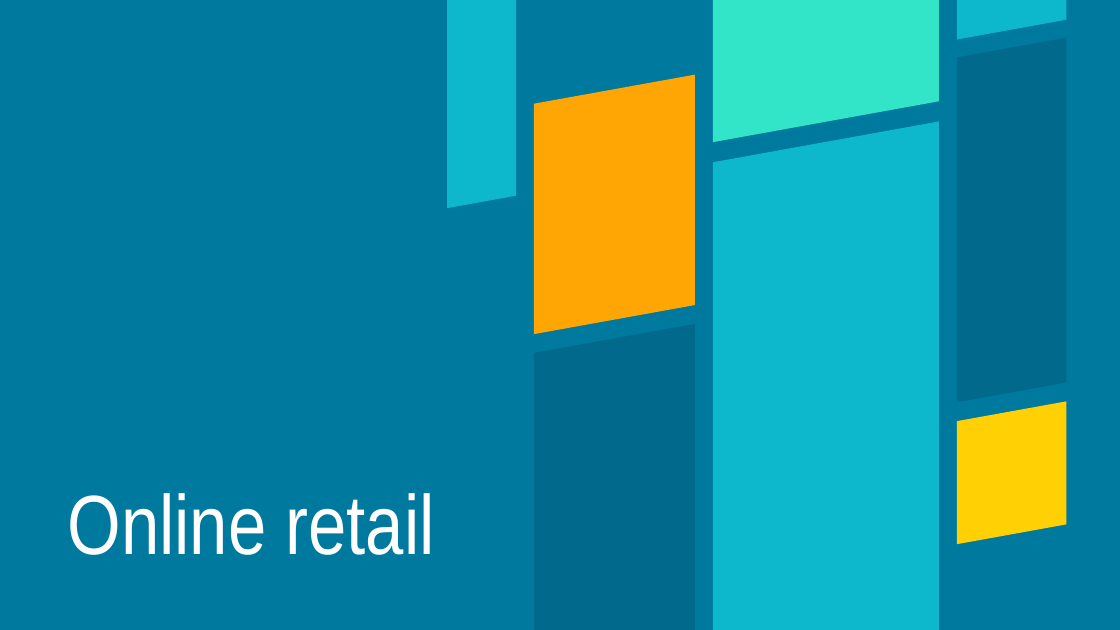
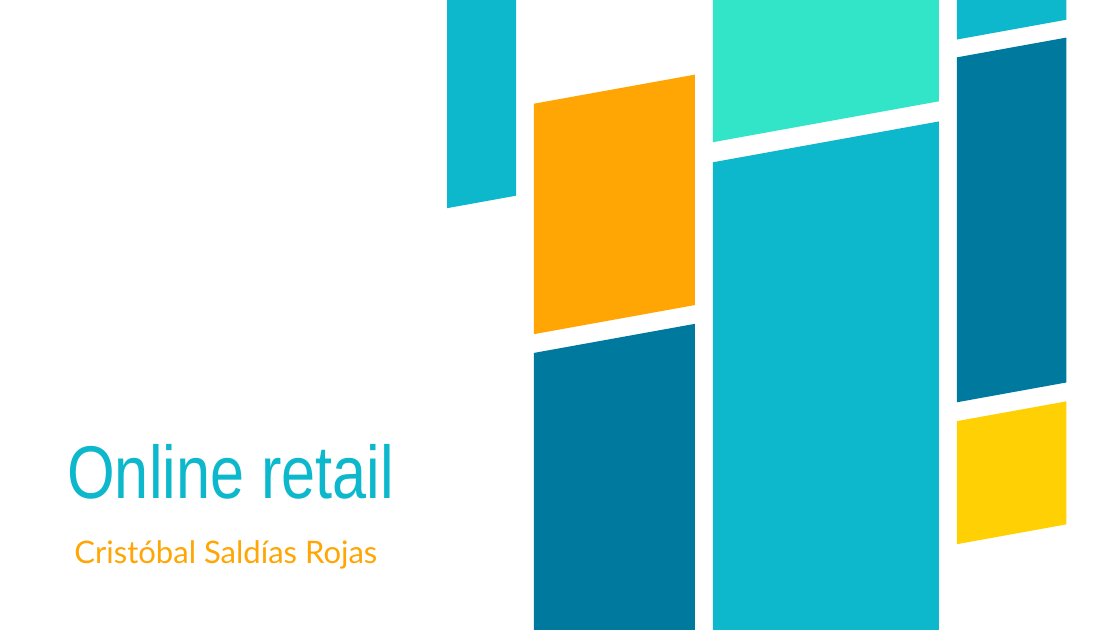
Before and after one commit to cirssax/VisualizacionDatos, a slide deck: slide 1 of Online retail.pptx. Drawn at 1120x630 pixels with LibreOffice and Linux fonts; fonts in the diff are those of the drawing. Boxes give left, top, right and bottom in pixels: in the first picture for what was removed or moved away, otherwise in the second. Text is boxed around its words. In the diff, an @@ line names an element or a change of style, - is before the commit and + after.

```diff
--- a/Online retail.pptx
+++ b/Online retail.pptx
@@ background #00799E to #FFFFFF @@
@@ freeform shape at (957,38,1066,402): fill #002035 at 17% opacity to #00799E @@
@@ freeform shape at (534,323,696,630): fill #002035 at 17% opacity to #00799E @@
@@ title "Online retail": place and size @@
-title "Online retail" at (67,493,435,555)
+title "Online retail" at (67,444,394,499)
@@ title "Online retail" at (67,444,394,499): size 72 to 64 pt, text colour #FFFFFF to #0DB8CC @@
@@ subtitle added at (74,540,377,569), 26.7 pt, text #FFA604 @@
+Cristóbal Saldías Rojas
```
Also in this commit, not shown: 2 other slides changed, 10 slides added, 1 other file.
